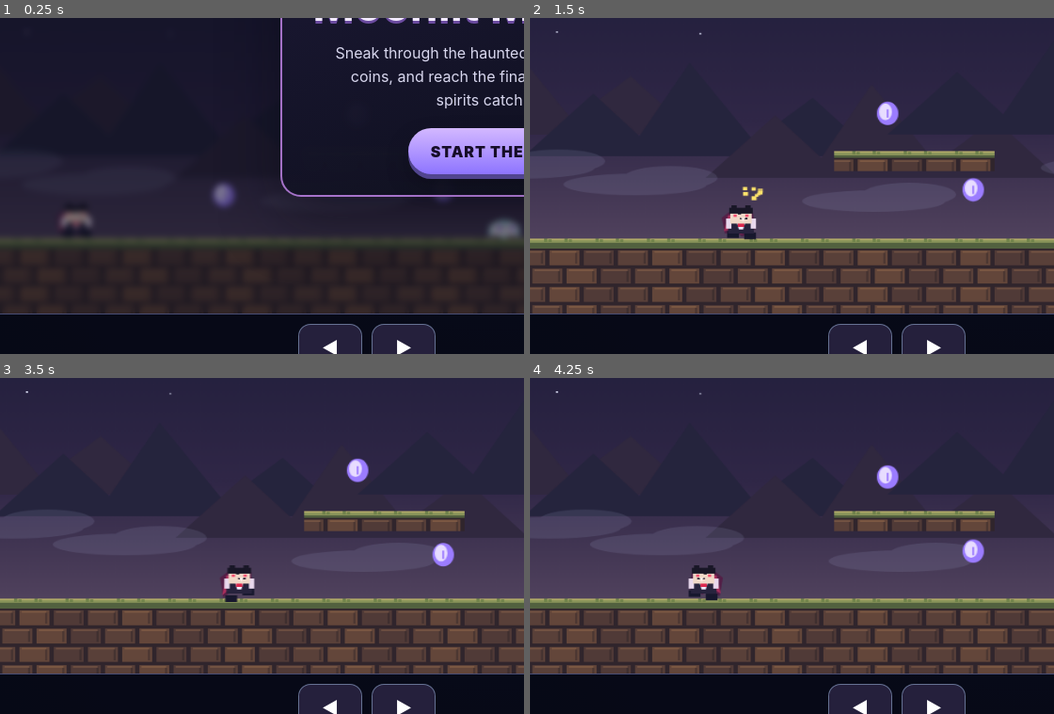
Above: before the commit, frames 1-4 (two rows, left to right).
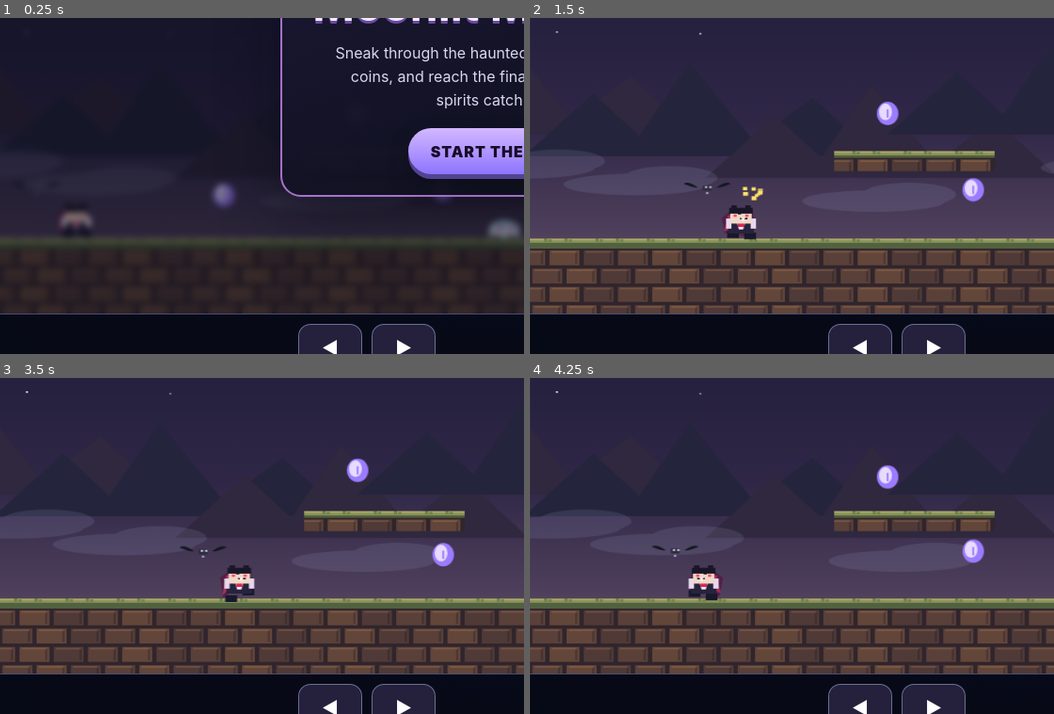
Above: after the commit, the same moments.

Repository: Ryans24k/PlayGround
Game: browser game, page index.html
Same seed, same stepped clock (60 frames per second), same inputs: the game is played once before the commit and once after it.
Inputs:
- Up to frame 1 (0.25 s): no input
- Up to frame 2 (1.5 s): click "START THE RUN" at 0.27 s; hold Right from 1.03 s (still down); tap Space at 1.1 s
- Up to frame 3 (3.5 s): release Right at 1.53 s; hold Down 1.58-1.85 s; tap Space every 0.5 s from 1.6 to 3.1 s; hold Left 1.9-2.47 s; hold Up 2.52-2.82 s; hold Right from 2.87 s (still down)
- Up to frame 4 (4.25 s): release Right at 3.53 s; hold Up 3.58-3.82 s; tap Space at 3.6, 4.1 s; hold Left from 3.87 s (still down)
The pictures show only the part of the screen within x 3-53%, y 43-93%; the shares and areas given below are measured in that part.

The runs differ from the first frame. In frame 2, less than 0.1% of the frame differs, in the area x 29-39%, y 49-53%; in frame 3, less than 0.1%; in frame 4, less than 0.1%, in the area x 23-33%, y 49-54%.

Commit message:
Save source and v2 conversation for issue #13
Run: 41461468819
Generation: 41461468819-1793630600138

Diff:
--- a/script.js
+++ b/script.js
@@ -366,6 +366,31 @@
   const x = h.x - state.camera;
   const running = Math.abs(h.vx) > 20 && h.grounded;
   const leg = running ? Math.sin(state.time * 18) * 4 : 0;
+  const batWing = Math.sin(state.time * 14) * 5;
+  const batX = x - 18 + (h.facing < 0 ? 12 : -4) + Math.sin(state.time * 6) * 6;
+  const batY = h.y - 18 + Math.sin(state.time * 8) * 4;
+
+  ctx.save();
+  ctx.translate(batX, batY);
+  ctx.fillStyle = '#141822';
+  ctx.beginPath();
+  ctx.moveTo(-9, 0);
+  ctx.quadraticCurveTo(-18, -8, -22, -4);
+  ctx.quadraticCurveTo(-10, 2, -9, 0);
+  ctx.fill();
+  ctx.beginPath();
+  ctx.moveTo(9, 0);
+  ctx.quadraticCurveTo(18, -8, 22, -4);
+  ctx.quadraticCurveTo(10, 2, 9, 0);
+  ctx.fill();
+  ctx.fillStyle = '#2d2d3a';
+  ctx.fillRect(-4, -2, 8, 6);
+  ctx.fillStyle = '#dfe5ff';
+  ctx.fillRect(-2, -1, 2, 2); ctx.fillRect(2, -1, 2, 2);
+  ctx.fillStyle = '#d8b7ff';
+  ctx.fillRect(-1, 6, 2, 2);
+  ctx.restore();
+
   ctx.save();
   ctx.translate(x + h.w / 2, h.y);
   if (h.facing < 0) ctx.scale(-1, 1);
Not shown, changed: .omgithub/checkpoint.json
Not shown, changed: .omgithub/conversation.json
